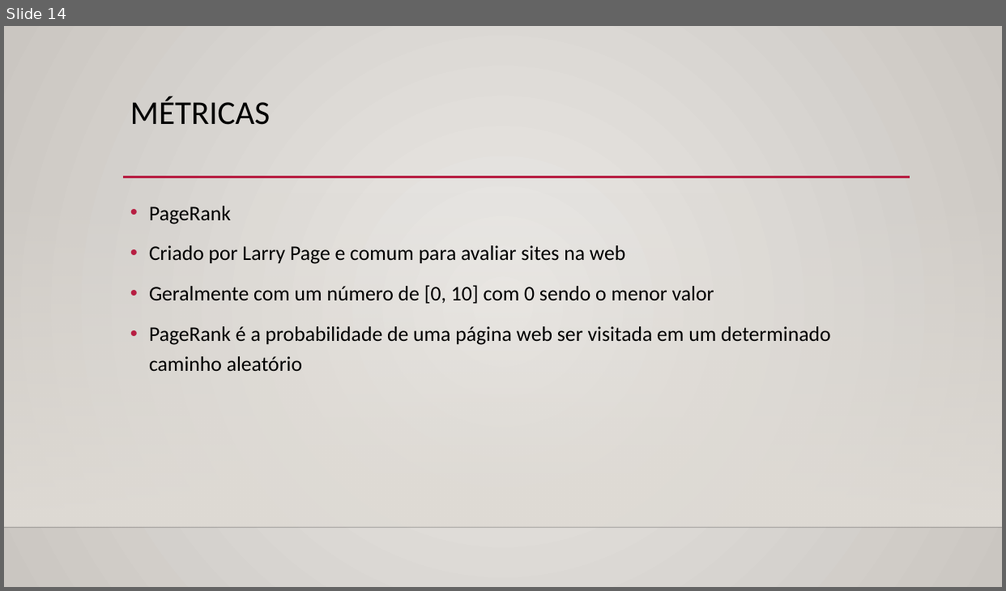
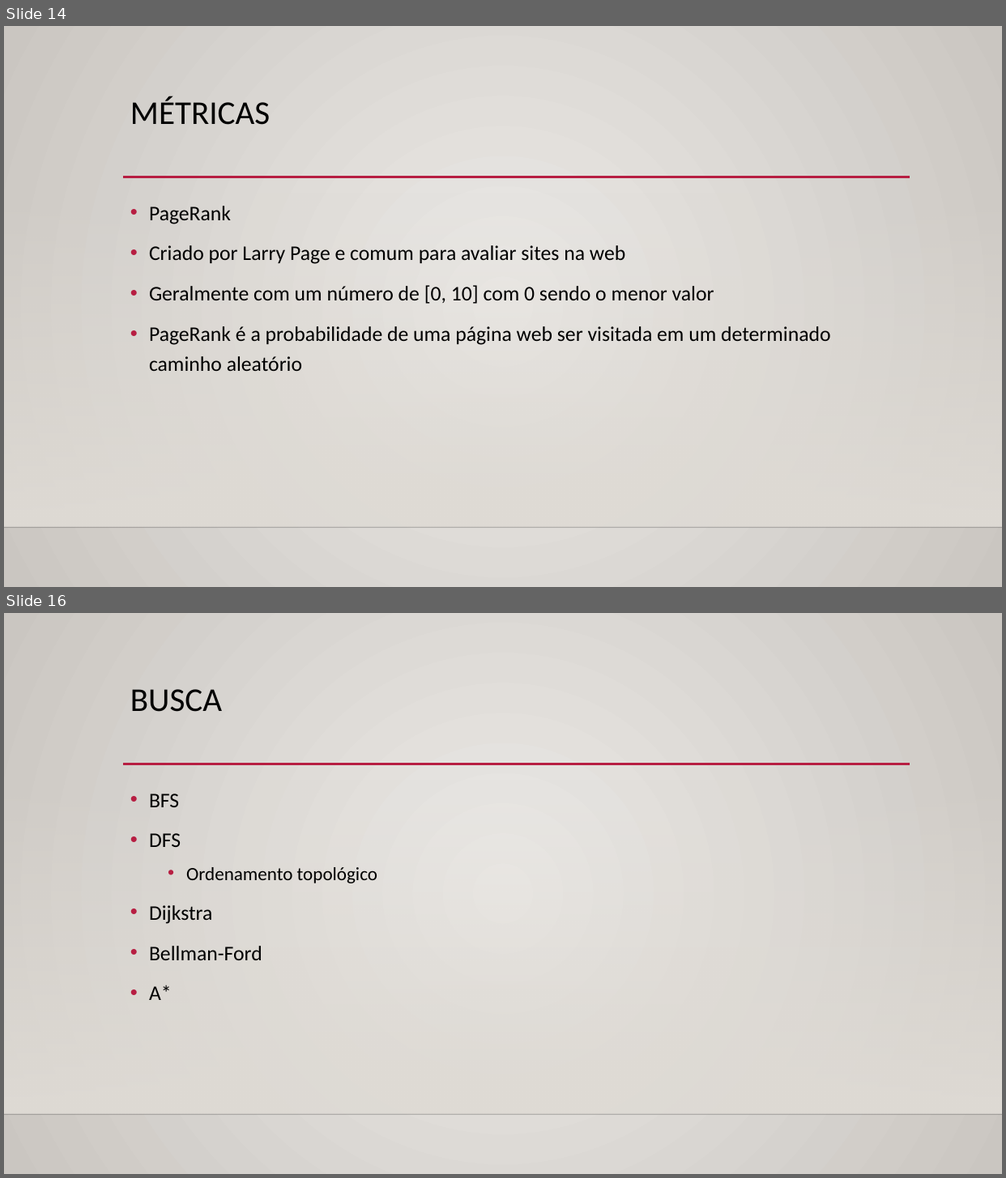
Before and after one commit to gvanerven/treinamento, a slide deck: curso_grafos/grafos.pptx. Shown one above the other, each under a label of ours: slide 14 before the commit, slides 14 and 16 after it; the slides between them are not shown. The pictures are 1006x591 and 1006x1178 pixels, drawn with LibreOffice and Linux fonts; fonts in the diff are those of the drawing; background and template pictures are left out. Boxes give left, top, right and bottom in pixels: in the first picture for what was removed or moved away, otherwise in the second. Text is boxed around its words. In the diff, an @@ line names an element or a change of style, - is before the commit and + after.

```diff
--- a/curso_grafos/grafos.pptx
+++ b/curso_grafos/grafos.pptx
@@ slide 16 added at [4,613,1002,1174], background gradient #ECEAE7 to #CAC7C1; not listed: 3 template elements that a slide beside it also shows @@
@@ title added at [130,689,222,712], 32 pt, text #000000 @@
+BUSCA
@@ text added at [149,794,377,1000], 20 pt, text #000000 @@
+• BFS
+• DFS
+  • Ordenamento topológico
+• Dijkstra
+• Bellman-Ford
+• A*
```
Also in this commit, not shown: 2 slides changed, 3 other slides added, 3 other files.
